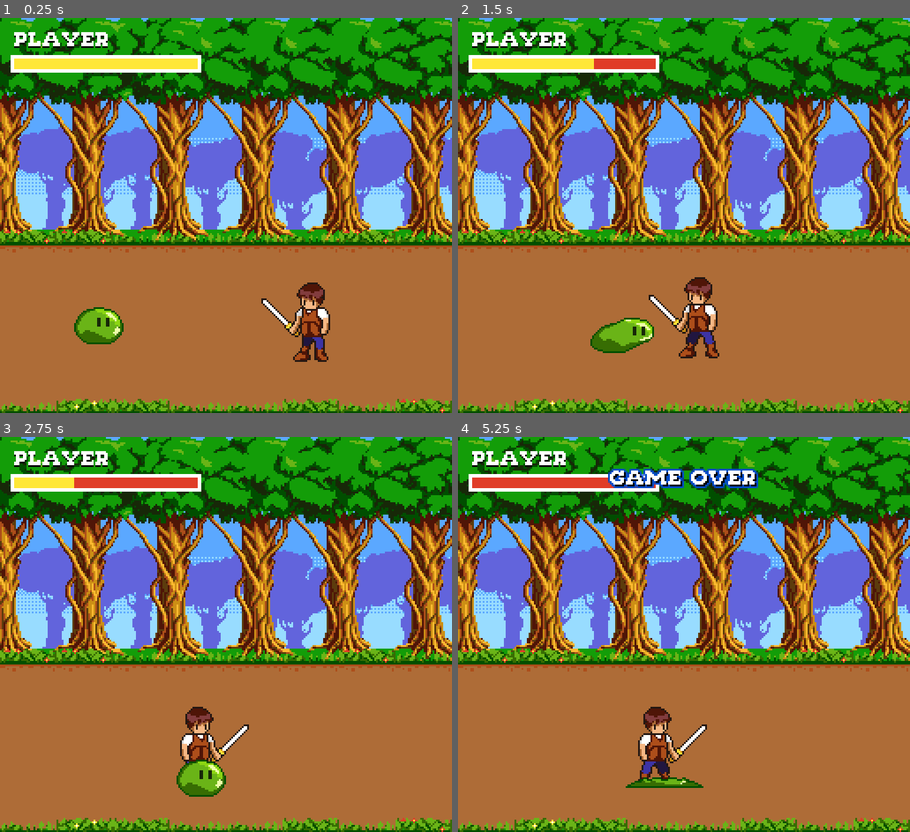
Above: before the commit, frames 1-4 (two rows, left to right).
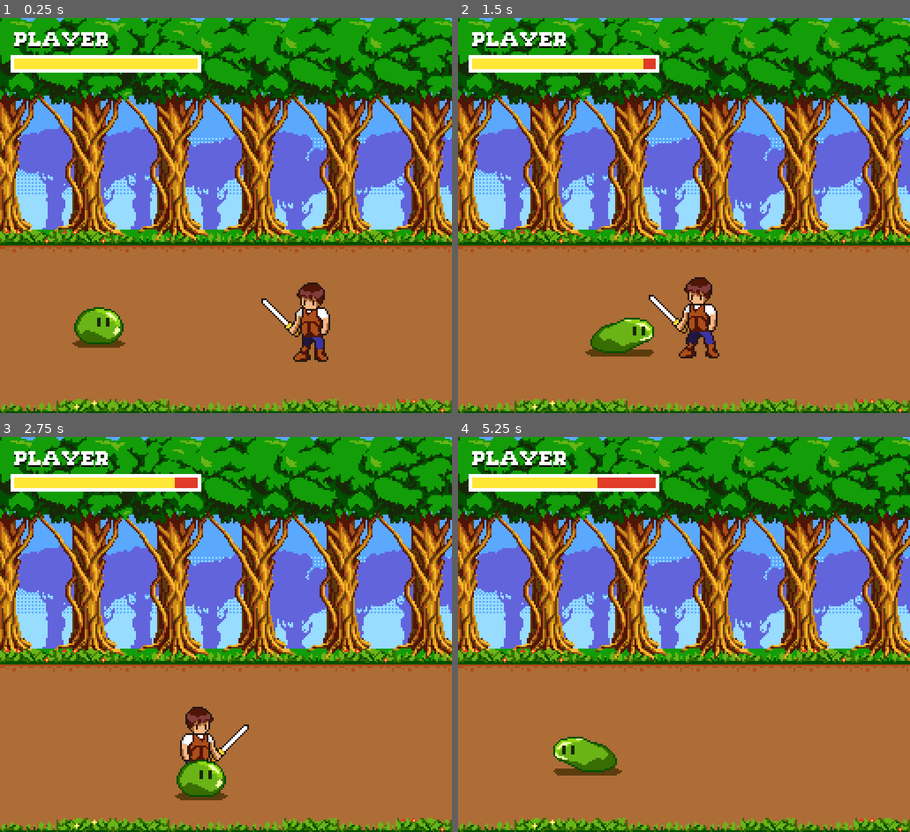
Above: after the commit, the same moments.

Repository: svntax/BlockBornArcadeJam
Game: Godot game, scene res://UI/Screens/Gameplay.tscn
The game is run twice, just before and just after one commit, with the same random seed, the same clock (stepped at 60 frames per second) and the same inputs.
Inputs:
- Up to frame 1 (0.25 s): no input
- Up to frame 2 (1.5 s): tap Enter (ui_accept) at 0.5, 0.77 s; hold Right (move_right) 0.53-1.28 s; tap Z (attack) at 0.6, 1.35 s; hold Down (move_down) from 1.28 s (still down)
- Up to frame 3 (2.75 s): tap Enter (ui_accept) at 1.52 s; release Down (move_down) at 2.03 s; hold Right (move_right) from 2.03 s (still down); tap Z (attack) at 2.1 s
- Up to frame 4 (5.25 s): release Right (move_right) at 2.78 s; hold Up (move_up) 2.78-3.53 s; tap Z (attack) every 0.75 s from 2.85 to 5.1 s; tap Enter (ui_accept) at 3.02, 3.77, 4.52 s; hold Left (move_left) 3.53-5.03 s; hold Down (move_down) from 5.03 s (still down)

The runs differ from the first frame. In frame 1, 0.1% of the frame differs, in the area x 16-28%, y 81-84%; in frame 2, 0.5%; in frame 3, 0.7%; in frame 4, 4.8%, in the area x 3-67%, y 8-89%.

Commit message:
Added player shadow.

Diff:
--- a/Enemies/Enemy.gd
+++ b/Enemies/Enemy.gd
@@ -95,7 +95,7 @@
 		collision.disabled = true
 
 func start_attack_timer() -> void:
-	attack_timer.start(rand_range(0.5, 1.25))
+	attack_timer.start(rand_range(0.25, 1))
 
 func can_attack() -> bool:
 	return state_machine.state == "IDLE"
--- a/Player/Player.gd
+++ b/Player/Player.gd
@@ -5,7 +5,7 @@
 onready var speed = 64
 onready var velocity = Vector2()
 
-onready var max_hp = 3#16
+onready var max_hp = 16
 onready var hp = max_hp
 
 onready var body_root = $Body
--- a/Player/Player.tscn
+++ b/Player/Player.tscn
@@ -1,9 +1,12 @@
-[gd_scene load_steps=14 format=2]
+[gd_scene load_steps=17 format=2]
 
 [ext_resource path="res://Player/Player.gd" type="Script" id=1]
 [ext_resource path="res://Player/slime_spritesheet.png" type="Texture" id=2]
 [ext_resource path="res://Player/PlayerFSM.gd" type="Script" id=3]
 [ext_resource path="res://Player/slime_death.png" type="Texture" id=4]
+[ext_resource path="res://Player/slime_shadow_spritesheet.png" type="Texture" id=5]
+[ext_resource path="res://Player/PlayerShadow.gd" type="Script" id=6]
+[ext_resource path="res://Player/slime_shadow_death.png" type="Texture" id=7]
 
 [sub_resource type="RectangleShape2D" id=6]
 extents = Vector2( 14, 3 )
@@ -213,6 +216,13 @@
 
 [node name="Body" type="Node2D" parent="."]
 
+[node name="Shadow" type="Sprite" parent="Body"]
+position = Vector2( 0, -21 )
+texture = ExtResource( 5 )
+hframes = 5
+script = ExtResource( 6 )
+sprite_target_path = NodePath("../Sprite")
+
 [node name="Sprite" type="Sprite" parent="Body"]
 position = Vector2( 0, -23 )
 texture = ExtResource( 2 )
@@ -223,6 +233,14 @@
 position = Vector2( 0, -23 )
 texture = ExtResource( 4 )
 hframes = 3
+
+[node name="Shadow2" type="Sprite" parent="Body/DeathSprite"]
+show_behind_parent = true
+position = Vector2( 0, 2 )
+texture = ExtResource( 7 )
+hframes = 3
+script = ExtResource( 6 )
+sprite_target_path = NodePath("..")
 
 [node name="CollisionShape2D" type="CollisionShape2D" parent="."]
 position = Vector2( 0, -3 )
@@ -240,7 +258,7 @@
 script = ExtResource( 3 )
 
 [node name="DamageImmunityTimer" type="Timer" parent="."]
-wait_time = 0.6
+wait_time = 0.3
 one_shot = true
 
 [node name="Hitboxes" type="Node2D" parent="."]
--- /dev/null
+++ b/Player/PlayerShadow.gd
@@ -0,0 +1,10 @@
+extends Sprite
+
+export (NodePath) var sprite_target_path = NodePath()
+onready var sprite_target
+
+func _ready():
+	sprite_target = get_node(sprite_target_path)
+
+func _process(delta):
+	self.frame = sprite_target.frame
Binary file added: Player/slime_shadow_death.png
Not shown, added: Player/slime_shadow_death.png.import
Binary file added: Player/slime_shadow_spritesheet.png
Not shown, added: Player/slime_shadow_spritesheet.png.import
